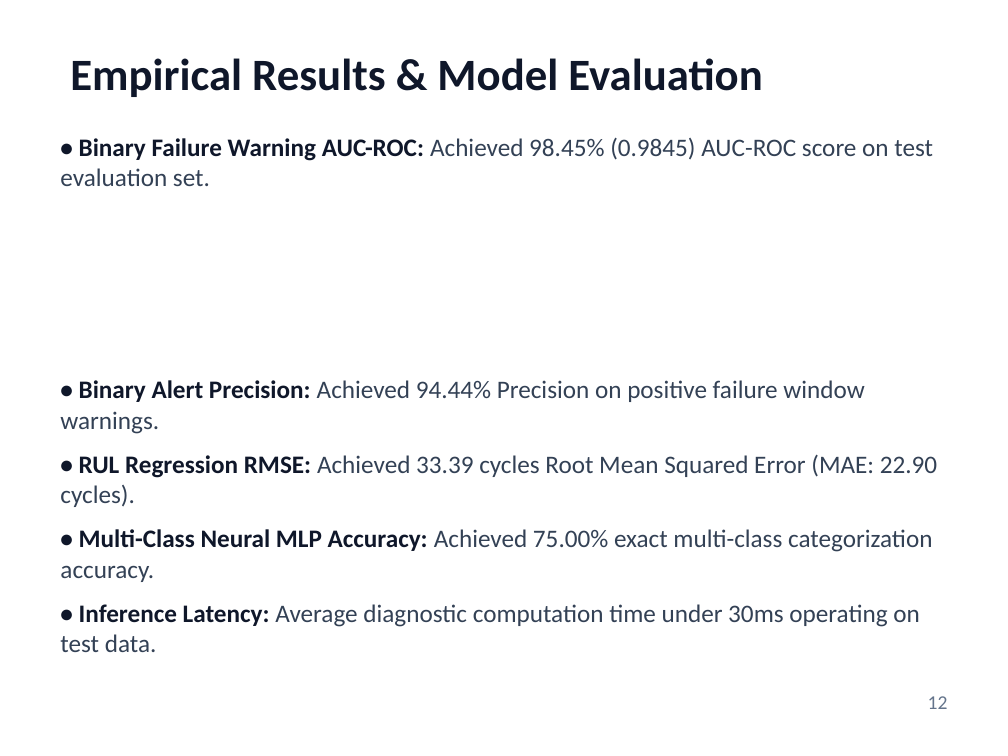
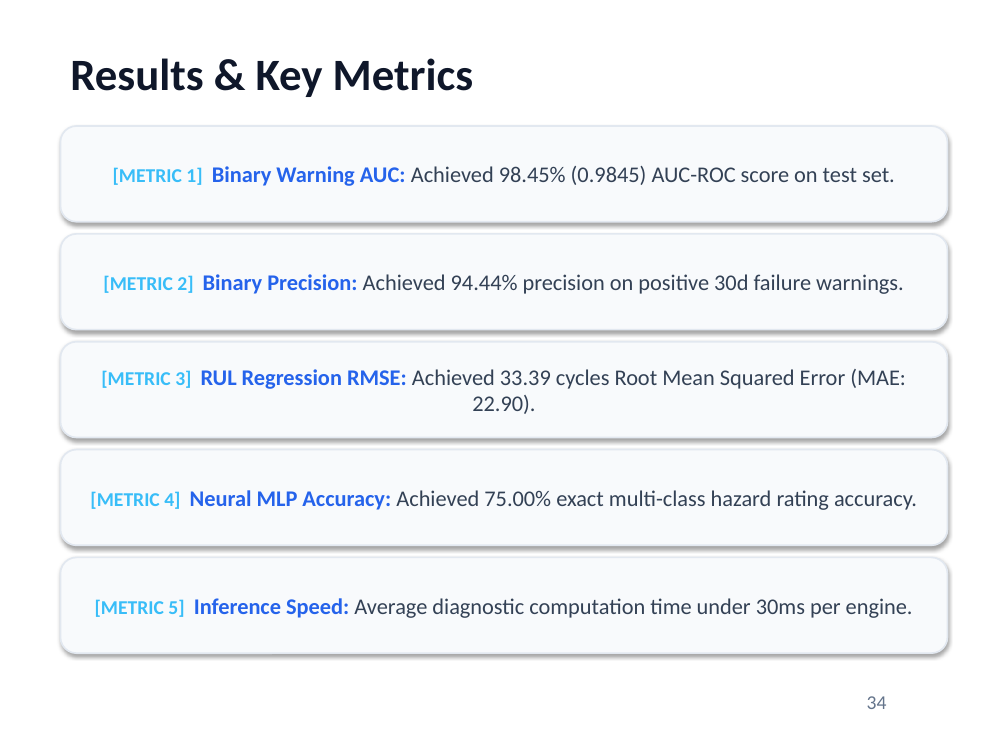
Before and after one commit to PiyushTiwari2051/Predictive-Master, a slide deck: slide 34 of Internship Presentation PPTs Template Final.pptx (slide 12 before the commit). Drawn at 1008x756 pixels with LibreOffice and Linux fonts; fonts in the diff are those of the drawing. Boxes give left, top, right and bottom in pixels: in the first picture for what was removed or moved away, otherwise in the second. Text is boxed around its words. In the diff, an @@ line names an element or a change of style, - is before the commit and + after.

```diff
--- a/Internship Presentation PPTs Template Final.pptx
+++ b/Internship Presentation PPTs Template Final.pptx
@@ text at [70,58,473,97]: text changed @@
-Empirical Results & Model Evaluation
+Results & Key Metrics
@@ text removed at [60,137,937,652] @@
-• Binary Failure Warning AUC-ROC: Achieved 98.45% (0.9845) AUC-ROC score on test evaluation set.
-• Binary Alert Precision: Achieved 94.44% Precision on positive failure window warnings.
-• RUL Regression RMSE: Achieved 33.39 cycles Root Mean Squared Error (MAE: 22.90 cycles).
-• Multi-Class Neural MLP Accuracy: Achieved 75.00% exact multi-class categorization accuracy.
-• Inference Latency: Average diagnostic computation time under 30ms operating on test data.
@@ rounded rectangle added at [60,126,948,222], fill #F8FAFC, outline #E2E8F0 1.2 pt, 16 pt, text #334155 @@
+[METRIC 1] Binary Warning AUC: Achieved 98.45% (0.9845) AUC-ROC score on test set.
@@ rounded rectangle added at [60,234,948,330], fill #F8FAFC, outline #E2E8F0 1.2 pt, 16 pt, text #334155 @@
+[METRIC 2] Binary Precision: Achieved 94.44% precision on positive 30d failure warnings.
@@ rounded rectangle added at [60,342,948,437], fill #F8FAFC, outline #E2E8F0 1.2 pt, 16 pt, text #334155 @@
+[METRIC 3] RUL Regression RMSE: Achieved 33.39 cycles Root Mean Squared Error (MAE: 22.90).
@@ rounded rectangle added at [60,450,948,545], fill #F8FAFC, outline #E2E8F0 1.2 pt, 16 pt, text #334155 @@
+[METRIC 4] Neural MLP Accuracy: Achieved 75.00% exact multi-class hazard rating accuracy.
@@ rounded rectangle added at [60,557,948,653], fill #F8FAFC, outline #E2E8F0 1.2 pt, 16 pt, text #334155 @@
+[METRIC 5] Inference Speed: Average diagnostic computation time under 30ms per engine.
@@ text at [867,696,887,709]: text changed @@
-12
+34
```
Also in this commit, not shown: 8 other slides changed, 33 slides added, 9 slides removed, 1 other file.
